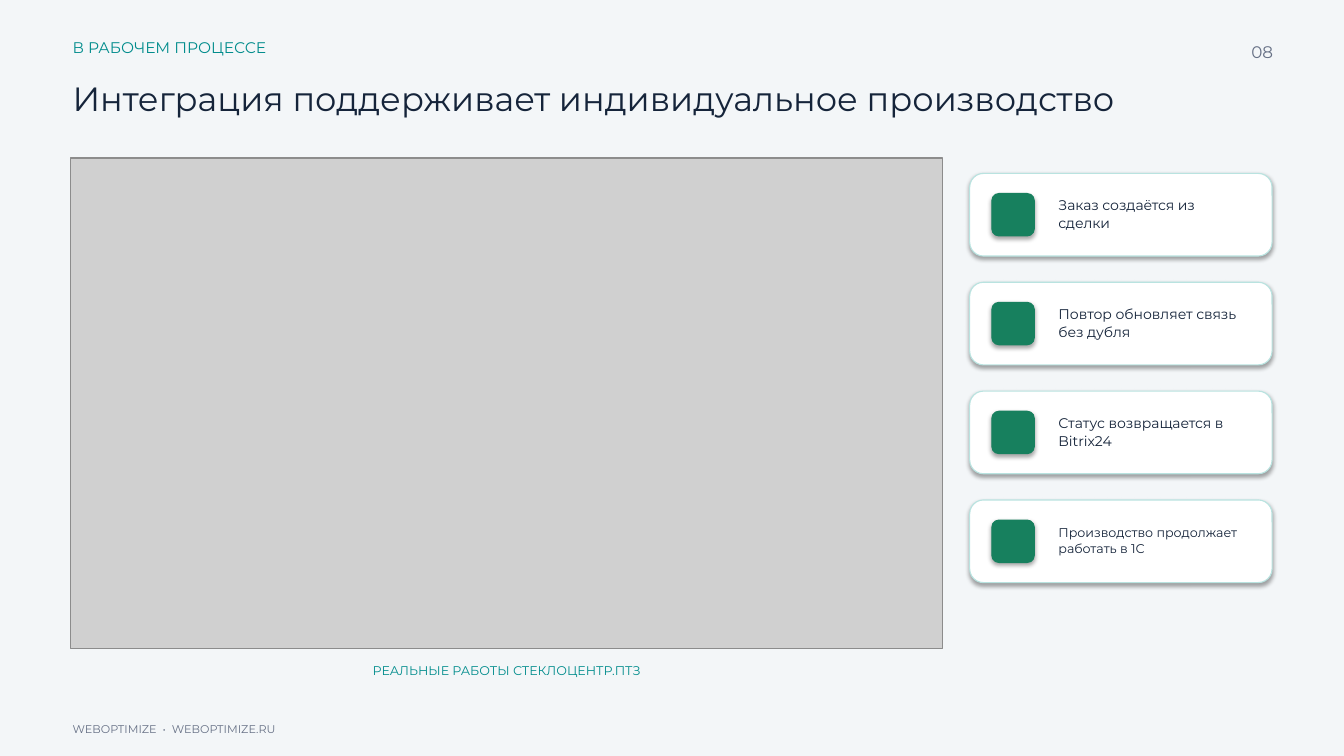
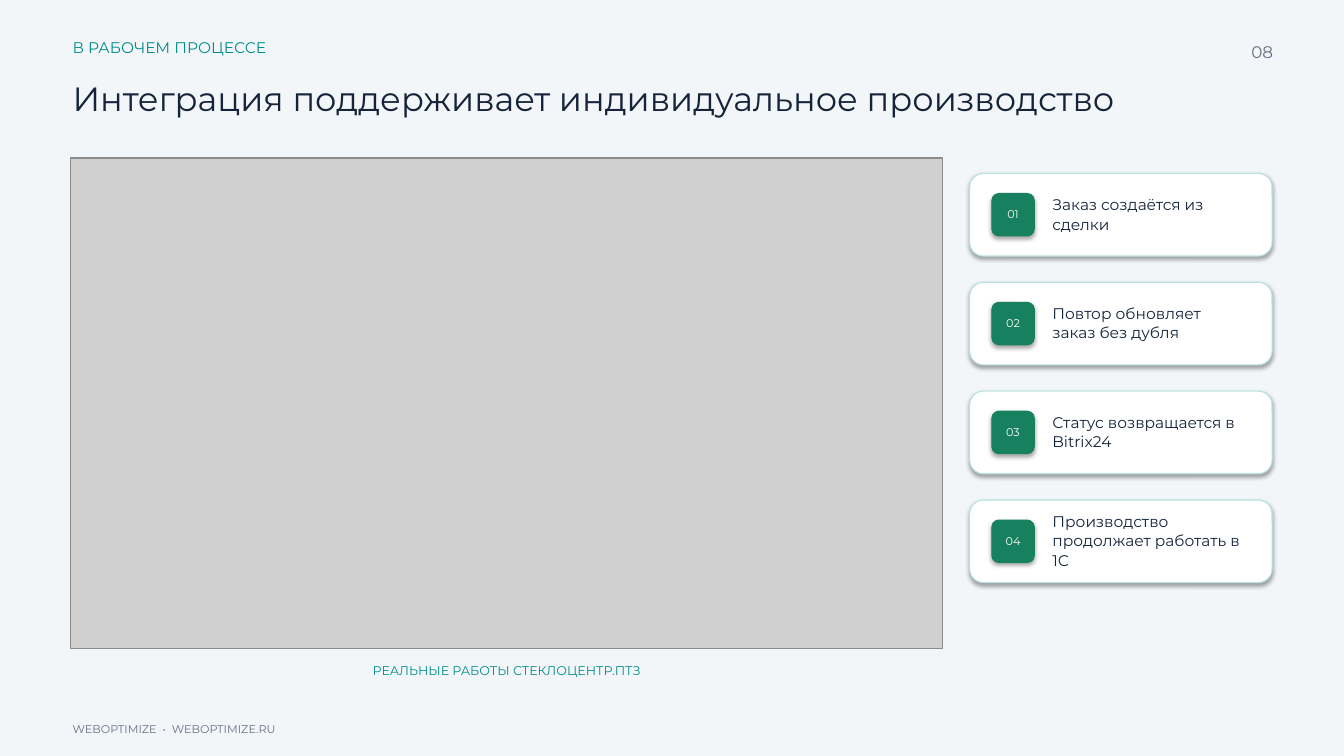
Before and after one commit to expertvizoff-cpu/ptz-steklo-case-files, a slide deck: slide 8 of downloads/ptz-steklo-weboptimize-case.pptx. Drawn at 1344x756 pixels with LibreOffice and Linux fonts; fonts in the diff are those of the drawing; grey boxes stand for pictures. Boxes give left, top, right and bottom in pixels: in the first picture for what was removed or moved away, otherwise in the second. Text is boxed around its words. In the diff, an @@ line names an element or a change of style, - is before the commit and + after.

```diff
--- a/downloads/ptz-steklo-weboptimize-case.pptx
+++ b/downloads/ptz-steklo-weboptimize-case.pptx
@@ text "Заказ создаётся из сделки" at bbox=[1052, 199, 1204, 232]: size 10 to 11 pt @@
@@ text added at bbox=[1007, 210, 1018, 218], 8 pt, text #FFFFFF @@
+01
@@ text added at bbox=[1006, 319, 1020, 327], 8 pt, text #FFFFFF @@
+02
@@ text at bbox=[1052, 307, 1201, 341]: text changed; size 10 to 11 pt @@
-Повтор обновляет связь без дубля
+Повтор обновляет заказ без дубля
@@ text "Статус возвращается в Bitrix24" at bbox=[1052, 417, 1234, 447]: size 10 to 11 pt @@
@@ text added at bbox=[1006, 428, 1020, 436], 8 pt, text #FFFFFF @@
+03
@@ text added at bbox=[1006, 537, 1021, 545], 8 pt, text #FFFFFF @@
+04
@@ text "Производство продолжает работать в 1С" at bbox=[1052, 516, 1239, 566]: size 9 to 11 pt @@
```
Also in this commit, not shown: 5 other slides changed, 1 other file.
